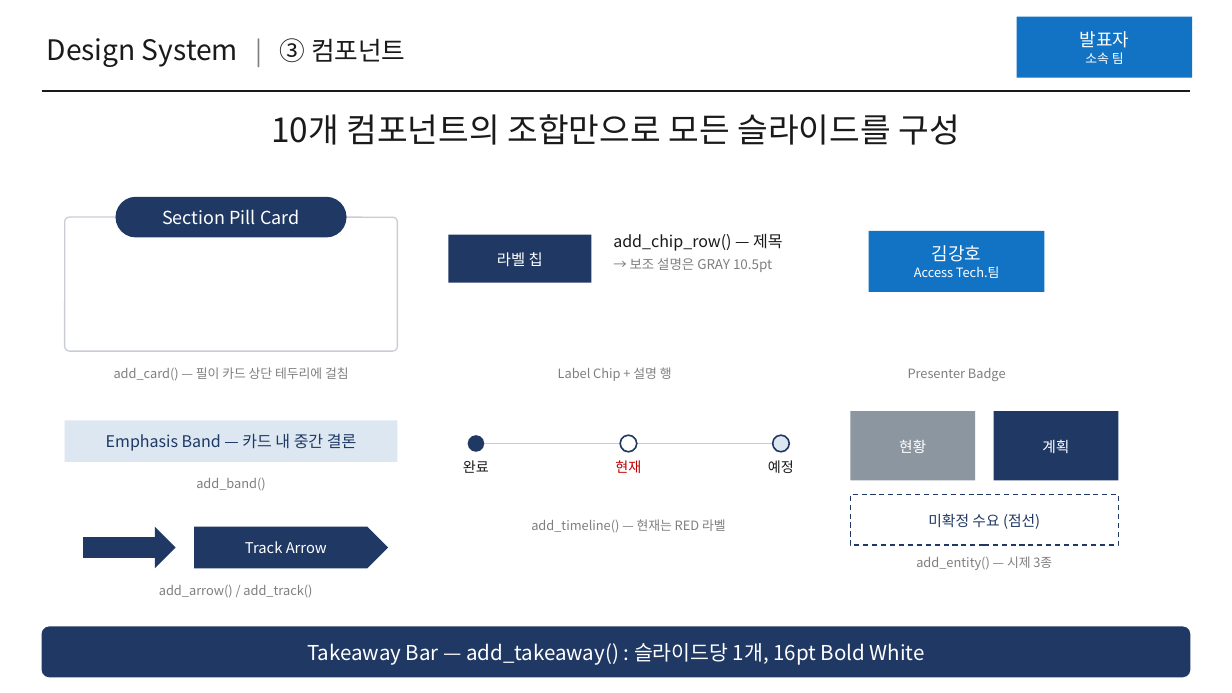
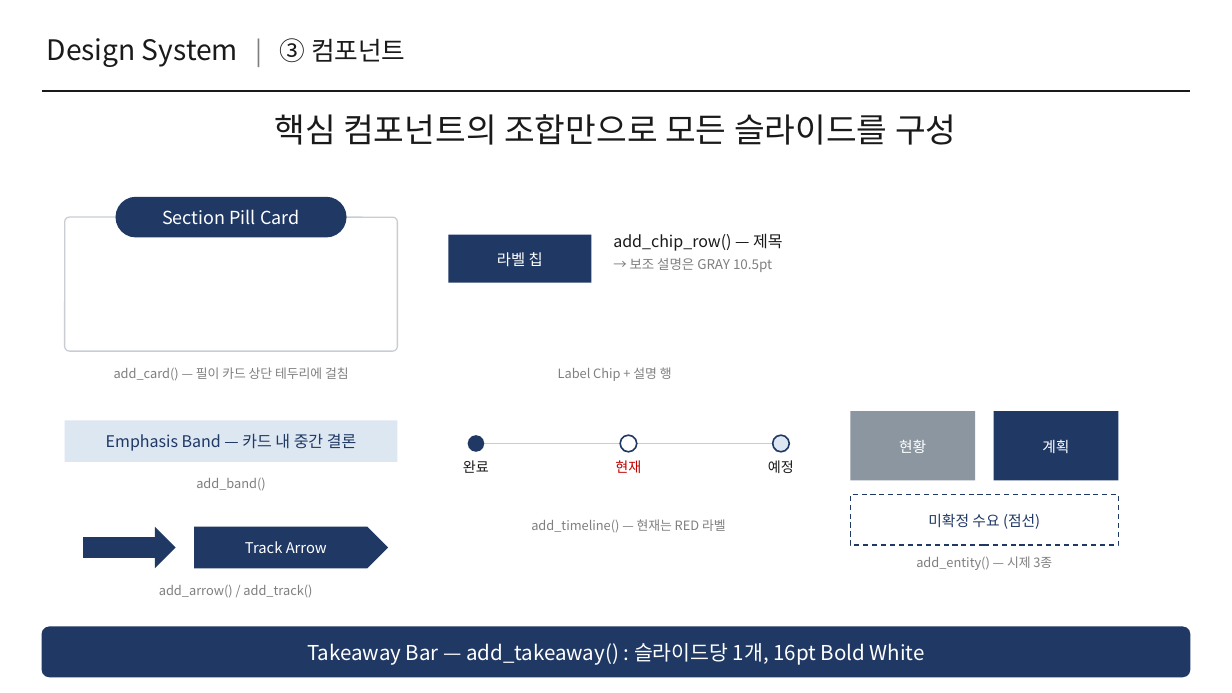
Before and after one commit to cscw95/idea-pitch-design-system, a slide deck: slide 4 of ppt/idea_pitch_template.pptx. Drawn at 1232x693 pixels with LibreOffice and Linux fonts; fonts in the diff are those of the drawing. Boxes give left, top, right and bottom in pixels: in the first picture for what was removed or moved away, otherwise in the second. Text is boxed around its words. In the diff, an @@ line names an element or a change of style, - is before the commit and + after.

Commit message:
Remove presenter badge from header; rename skill to skt-ppt

```diff
--- a/ppt/idea_pitch_template.pptx
+++ b/ppt/idea_pitch_template.pptx
@@ rectangle removed at (1017,17,1192,78) @@
-발표자
-소속 팀
@@ text at (274,114,956,145): text changed @@
-10개 컴포넌트의 조합만으로 모든 슬라이드를 구성
+핵심 컴포넌트의 조합만으로 모든 슬라이드를 구성
@@ rectangle removed at (869,231,1044,292) @@
-김강호
-Access Tech.팀
@@ text removed at (908,368,1006,381) @@
-Presenter Badge
```
Also in this commit, not shown: 6 other slides changed, 18 other files.
